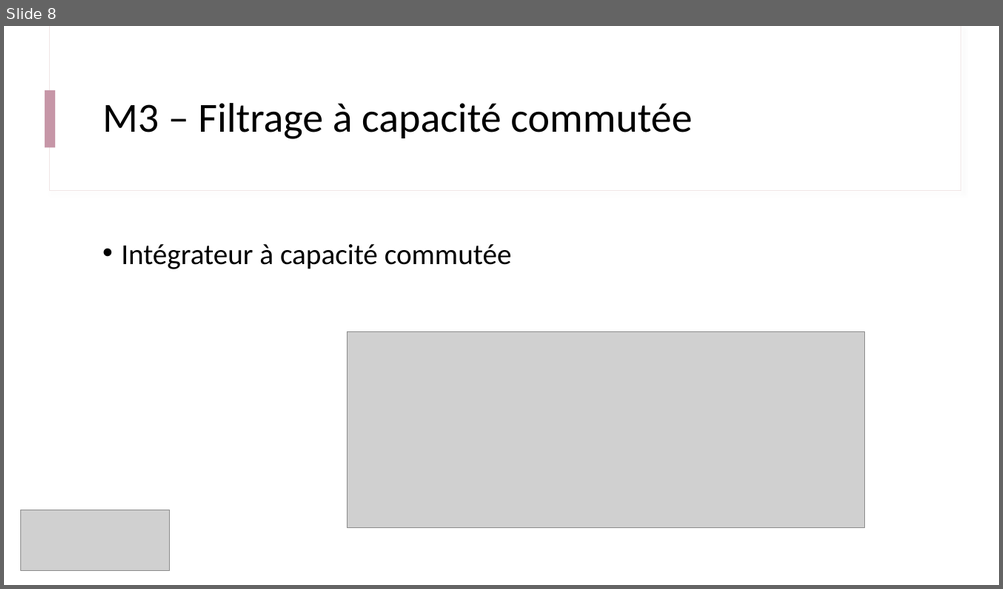
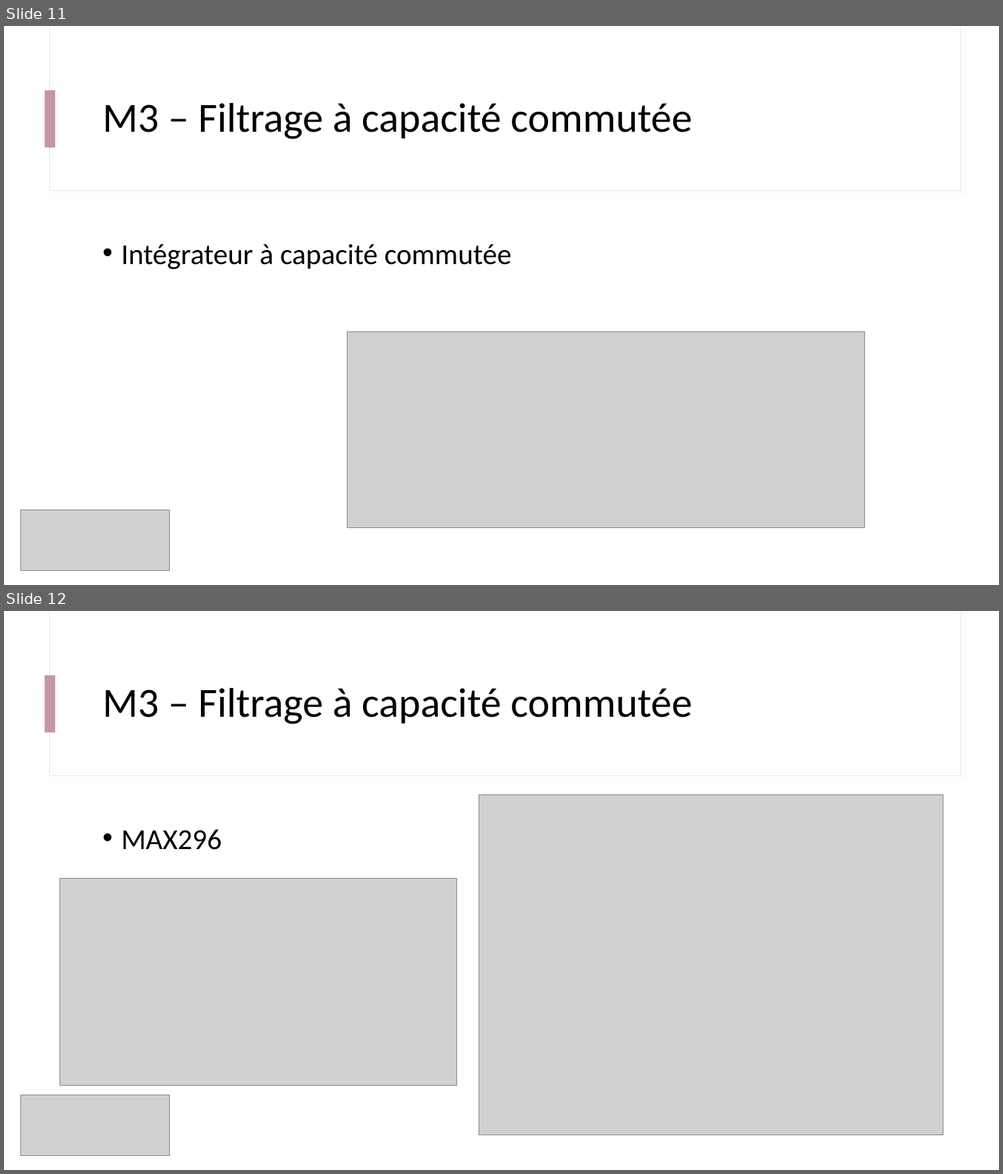
Before and after one commit to IOGS-Digital-Methods/semester-5, a slide deck: CeTI/b2_filtrage/B1_2_filtrage.pptx. Shown one above the other, each under a label of ours: slide 8 before the commit, slides 11 and 12 after it. The pictures are 1003x589 and 1003x1174 pixels, drawn with LibreOffice and Linux fonts; fonts in the diff are those of the drawing; grey boxes stand for pictures. Boxes give left, top, right and bottom in pixels: in the first picture for what was removed or moved away, otherwise in the second. Text is boxed around its words. In the diff, an @@ line names an element or a change of style, - is before the commit and + after.

```diff
--- a/CeTI/b2_filtrage/B1_2_filtrage.pptx
+++ b/CeTI/b2_filtrage/B1_2_filtrage.pptx
@@ slide 12 added at [4, 611, 999, 1170], background #FFFFFF; not listed: 3 template elements that a slide beside it also shows @@
@@ title added at [102, 688, 691, 724], 40 pt, text #000000 @@
+M3 – Filtrage à capacité commutée
@@ picture added at [478, 795, 943, 1136] @@
@@ text added at [121, 829, 222, 850], 28 pt, text #000000 @@
+• MAX296
@@ picture added at [60, 878, 457, 1085] @@
@@ picture added at [20, 1095, 170, 1156] @@
@@ what was slide 8 is now slide 11 @@
```
Also in this commit, not shown: 4 other slides added.
